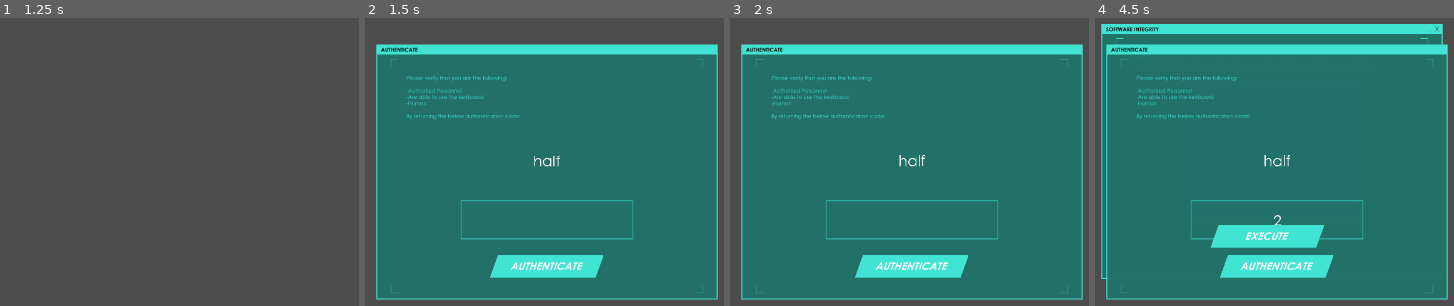
Above: before the commit, frames 1-4 (left to right).
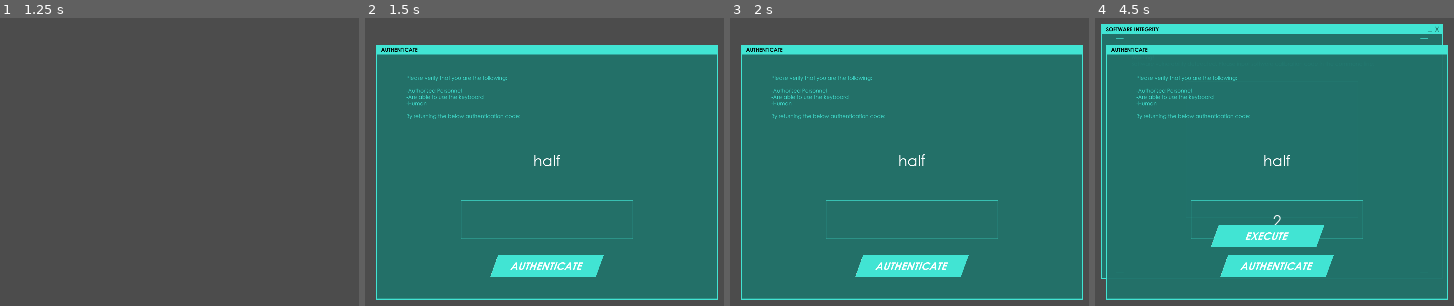
Above: after the commit, the same moments.

Repository: CoderJet/GMTK-20
Game: Godot game, scene res://src/MinigameManager.tscn
Same seed, same stepped clock (60 frames per second), same inputs: the game is played once before the commit and once after it. This scene is started directly instead of the project's main scene.
Inputs (mouse positions are in pixels of both pictures, inside the frame that each line leads up to):
- Up to frame 1 (1.25 s): tap Enter at 0.5 s; move the mouse to (358, 150) at 0.52 s; tap Backspace at 0.6 s
- Up to frame 2 (1.5 s): tap Space at 1.25 s; move the mouse to (386, 193) at 1.27 s; tap 1 at 1.35 s
- Up to frame 3 (2 s): no input
- Up to frame 4 (4.5 s): click (1278, 265) at 2 s; click (1278, 265) at 2.75 s; click (1278, 265) at 3.5 s; tap Enter at 4.25 s; move the mouse to (1357, 72) at 4.27 s; tap 2 at 4.35 s

Frame 1 is identical in both runs. In frame 2, 2.5% of the frame differs, in the area x 3-99%, y 9-98%; in frame 3, 2.5%; in frame 4, 3.3%, in the area x 1-99%, y 2-98%.

Commit message:
Fixed module loading

Diff:
--- a/GameManager.gd
+++ b/GameManager.gd
@@ -1,11 +1,4 @@
 extends Node2D
-
-enum MODULE {
-	SECURITY = 0,
-	POWER_SUPPLY,
-	SOFTWARE_INTEGRITY,
-	COMMUNICATION
-}
 
 signal time_update
 signal module_update
@@ -23,13 +16,13 @@
 var currentNode = null
 
 var module_statistics = {
-	MODULE.SECURITY: 1.0,
-	MODULE.POWER_SUPPLY: 1.0,
-	MODULE.SOFTWARE_INTEGRITY: 1.0,
-	MODULE.COMMUNICATION: 1.0,
+	GLOBALS.MODULE.SECURITY: 1.0,
+	GLOBALS.MODULE.POWER_SUPPLY: 1.0,
+	GLOBALS.MODULE.SOFTWARE_INTEGRITY: 1.0,
+	GLOBALS.MODULE.COMMUNICATION: 1.0,
 }
 var offline_modules = []
-var opening_module = MODULE.SECURITY
+#var opening_module = GLOBALS.MODULE.SECURITY
 
 var time_remaining : float = 300
 var shield_level = 4
@@ -84,36 +77,24 @@
 
 
 ## PUBLIC FUNCTIONS
-func open_captcha_game(module_caller : int) -> void:
+func open_captcha_game(module : int) -> void:
 	if currentNode == null:
-		opening_module = module_caller
 		currentNode = captchaPackedScene.instance()
+		currentNode.initiate_minigame(module)
 		currentNode.connect("finished", self, "_on_captcha_closed")
 		add_child(currentNode)
 
 
-func open_button_mash_game(module_caller : int, module : int) -> void:
+func open_button_mash_game(module : int) -> void:
 	if currentNode == null:
-		opening_module = module_caller
 		currentNode = buttonPackedScene.instance()
-
-		if module == MODULE.SOFTWARE_INTEGRITY:
-			currentNode.initiate_minigame(currentNode.FILE_TYPE.CODE)
-		else:
-			randomize()
-
-			if randf() <= 0.5:
-				currentNode.initiate_minigame(currentNode.FILE_TYPE.EMAIL)
-			else:
-				currentNode.initiate_minigame(currentNode.FILE_TYPE.RECIPE)
-
+		currentNode.initiate_minigame(module)
 		currentNode.connect("finished", self, "_on_button_mash_closed")
 		add_child(currentNode)
 
 
 func open_space_mash_game(module_caller : int) -> void:
 	if currentNode == null:
-		opening_module = module_caller
 		currentNode = spacePackedScene.instance()
 		currentNode.connect("finished", self, "_on_space_closed")
 		add_child(currentNode)
@@ -121,7 +102,6 @@
 
 func open_switch_game(module_caller : int) -> void:
 	if currentNode == null:
-		opening_module = module_caller
 		currentNode = switchMiniGame.instance()
 		randomize()
 
@@ -134,16 +114,16 @@
 		add_child(currentNode)
 
 
-## MODULE FUNCTIONS
-func _on_captcha_closed(value : bool) -> void:
+## GLOBALS.MODULE FUNCTIONS
+func _on_captcha_closed(value : bool, module : int) -> void:
 	remove_child(currentNode)
 	currentNode = null
 
 	if value:
-		module_statistics[opening_module] += 0.25
+		module_statistics[module] += 0.25
 	else:
-		module_statistics[opening_module] -= 0.35
-	emit_signal("module_update", opening_module, module_statistics[opening_module])
+		module_statistics[module] -= 0.35
+	emit_signal("module_update", module, module_statistics[module])
 
 
 func _on_button_mash_closed(value : bool, module : int) -> void:
@@ -151,10 +131,10 @@
 	currentNode = null
 
 	if value:
-		module_statistics[opening_module] += 0.25
+		module_statistics[module] += 0.25
 	else:
-		module_statistics[opening_module] -= 0.35
-	emit_signal("module_update", opening_module, module_statistics[opening_module])
+		module_statistics[module] -= 0.35
+	emit_signal("module_update", module, module_statistics[module])
 
 
 func _on_space_mash_closed(value : bool) -> void:
@@ -162,10 +142,10 @@
 	currentNode = null
 
 	if value:
-		module_statistics[opening_module] += 0.25
+		module_statistics[GLOBALS.MODULE.POWER_SUPPLY] += 0.25
 	else:
-		module_statistics[opening_module] -= 0.35
-	emit_signal("module_update", opening_module, module_statistics[opening_module])
+		module_statistics[GLOBALS.MODULE.POWER_SUPPLY] -= 0.35
+	emit_signal("module_update", GLOBALS.MODULE.POWER_SUPPLY, module_statistics[GLOBALS.MODULE.POWER_SUPPLY])
 
 
 func _on_switch_closed(value : bool) -> void:
@@ -173,20 +153,20 @@
 	currentNode = null
 
 	if value:
-		module_statistics[opening_module] += 0.25
+		module_statistics[GLOBALS.MODULE.COMMUNICATION] += 0.25
 	else:
-		module_statistics[opening_module] -= 0.35
-	emit_signal("module_update", opening_module, module_statistics[opening_module])
+		module_statistics[GLOBALS.MODULE.COMMUNICATION] -= 0.35
+	emit_signal("module_update", GLOBALS.MODULE.COMMUNICATION, module_statistics[GLOBALS.MODULE.COMMUNICATION])
 
 ## HELPER FUNCTIONS
 func _module_to_string(value : int) -> String:
-	if (value == MODULE.SECURITY):
+	if (value == GLOBALS.MODULE.SECURITY):
 		return "Security"
-	elif (value == MODULE.POWER_SUPPLY):
+	elif (value == GLOBALS.MODULE.POWER_SUPPLY):
 		return "Power"
-	elif (value == MODULE.SOFTWARE_INTEGRITY):
+	elif (value == GLOBALS.MODULE.SOFTWARE_INTEGRITY):
 		return "Software"
-	elif (value == MODULE.COMMUNICATION):
+	elif (value == GLOBALS.MODULE.COMMUNICATION):
 		return "Comms"
 	return "UNKNOWN"
 
--- a/project.godot
+++ b/project.godot
@@ -19,13 +19,17 @@
 run/main_scene="res://src/MainScene/MainScene.tscn"
 config/icon="res://icon.png"
 
+[autoload]
+
+GLOBALS="*res://src/_GLOBALS_.gd"
+
 [display]
 
 window/size/width=1280
 window/size/height=720
 window/size/always_on_top=true
-window/stretch/mode="viewport"
-window/stretch/aspect="keep"
+window/stretch/mode="2d"
+window/stretch/aspect="expand"
 
 [rendering]
 
--- a/src/ButtonMashGame/ButtonMashGame.gd
+++ b/src/ButtonMashGame/ButtonMashGame.gd
@@ -17,6 +17,7 @@
 var message := String()
 var key_press_count : int = 0
 var current_file_type = FILE_TYPE.CODE
+var current_module = GLOBALS.MODULE.SOFTWARE_INTEGRITY
 var initiated = false
 
 # Called when the node enters the scene tree for the first time.
@@ -37,24 +38,28 @@
 			textBox.bbcode_text = message.substr(0, key_press_count);
 
 
-func initiate_minigame(value : int) -> void:
-	current_file_type = value
+func initiate_minigame(module : int) -> void:
+	current_module = module
+	var path
 
-	var path
-	randomize()
-
-	if current_file_type == FILE_TYPE.CODE:
+	if module == GLOBALS.MODULE.SOFTWARE_INTEGRITY:
+		current_file_type = FILE_TYPE.CODE
 		var result = _dir_contents(CODE_PATH)
 		path = result[randi() % result.size()]
 		_load_file(CODE_PATH + path)
-	elif current_file_type == FILE_TYPE.RECIPE:
-		var result = _dir_contents(RECIPE_PATH)
-		path = result[randi() % result.size()]
-		_load_file(RECIPE_PATH + path)
-	elif current_file_type == FILE_TYPE.EMAIL:
-		var result = _dir_contents(EMAIL_PATH)
-		path = result[randi() % result.size()]
-		_load_file(EMAIL_PATH + path)
+	else:
+		randomize()
+
+		if (randf() > 0.5):
+			current_file_type = FILE_TYPE.RECIPE
+			var result = _dir_contents(RECIPE_PATH)
+			path = result[randi() % result.size()]
+			_load_file(RECIPE_PATH + path)
+		else:
+			current_file_type = FILE_TYPE.EMAIL
+			var result = _dir_contents(EMAIL_PATH)
+			path = result[randi() % result.size()]
+			_load_file(EMAIL_PATH + path)
 	initiated = true
 
 func _dir_contents(path) -> PoolStringArray:
@@ -97,6 +102,6 @@
 
 	## Check against game's pass criteria
 	if score >= 0.5:
-		emit_signal("finished", true, current_file_type)
+		emit_signal("finished", true, current_module)
 	else:
-		emit_signal("finished", false, current_file_type)
+		emit_signal("finished", false, current_module)
--- a/src/CaptchaGame/CaptchaGame.gd
+++ b/src/CaptchaGame/CaptchaGame.gd
@@ -20,6 +20,8 @@
 
 onready var player_input = get_node("CanvasLayer/PlayerInput")
 
+var current_module = GLOBALS.MODULE.SECURITY
+
 func _ready():
 	randomize()
 	var items = KeywordList.split('\n')
@@ -29,6 +31,10 @@
 	var bbcode_value = BB_CODES[randi() % BB_CODES.size()] % word
 
 	$CanvasLayer/CaptchaText.bbcode_text = "[center]\n\n%s[/center]" % bbcode_value
+
+
+func initiate_minigame(module : int) -> void:
+	current_module = module
 
 
 func _unhandled_key_input(event: InputEventKey) -> void:
@@ -43,6 +49,6 @@
 func _on_ButtonAuthenticate_pressed() -> void:
 	# Submit the text
 	if player_input.text.to_lower() == word.to_lower():
-		emit_signal("finished", true)
+		emit_signal("finished", true, current_module)
 	else:
-		emit_signal("finished", false)
+		emit_signal("finished", false, current_module)
--- a/src/MainScene/MainScene.tscn
+++ b/src/MainScene/MainScene.tscn
@@ -223,7 +223,6 @@
 margin_bottom = 90.0
 rect_scale = Vector2( 0.667, 0.667 )
 rect_clip_content = true
-max_value = 100.0
 step = 0.1
 texture_under = ExtResource( 19 )
 texture_progress = ExtResource( 4 )
--- a/src/Module/Module.gd
+++ b/src/Module/Module.gd
@@ -2,20 +2,13 @@
 
 export(NodePath) var manager_path
 onready var manager = get_node(manager_path)
-
-enum MODULE {
-	SECURITY = 0,
-	POWER_SUPPLY,
-	SOFTWARE_INTEGRITY,
-	COMMUNICATION
-}
 
 # Declare member variables here. Examples:
 # var a = 2
 # var b = "text"
 export var title = "Title"
 export var description = "Description"
-export(MODULE) var module = MODULE.SECURITY
+export(GLOBALS.MODULE) var module = GLOBALS.MODULE.SECURITY
 var disabled = false
 
 # Called when the node enters the scene tree for the first time.
@@ -33,22 +26,20 @@
 	modulate.a = 1
 
 func _button_press():
-	if module == MODULE.SECURITY:
+	randomize()
+
+	if module == GLOBALS.MODULE.SECURITY:
 		manager.open_captcha_game(module)
-	elif module == MODULE.SOFTWARE_INTEGRITY:
-		randomize()
+	elif module == GLOBALS.MODULE.SOFTWARE_INTEGRITY:
 		if randf() <= 0.5:
-			manager.open_button_mash_game(module, module)
+			manager.open_button_mash_game(module)
 		else:
 			manager.open_captcha_game(module)
-
-	elif module == MODULE.POWER_SUPPLY:
+	elif module == GLOBALS.MODULE.POWER_SUPPLY:
 		manager.open_space_mash_game(module)
-	elif module == MODULE.COMMUNICATION:
-
-		randomize()
+	elif module == GLOBALS.MODULE.COMMUNICATION:
 		if randf() <= 0.5:
-			manager.open_button_mash_game(module, module)
+			manager.open_button_mash_game(module)
 		else:
 			manager.open_switch_game(module)
 
--- /dev/null
+++ b/src/_GLOBALS_.gd
@@ -0,0 +1,8 @@
+extends Node
+
+enum MODULE {
+	SECURITY = 0,
+	POWER_SUPPLY,
+	SOFTWARE_INTEGRITY,
+	COMMUNICATION
+}
Not shown: 21 places in src/MainScene/MainScene.tscn that only renumber resources
Binary file added: src/res/INTRO.gif
Binary file added: src/res/_SCREEN_SHOTS_/Mid.png
Not shown, added: src/res/_SCREEN_SHOTS_/Mid.png.import
Binary file added: src/res/_SCREEN_SHOTS_/Start.png
Not shown, added: src/res/_SCREEN_SHOTS_/Start.png.import
